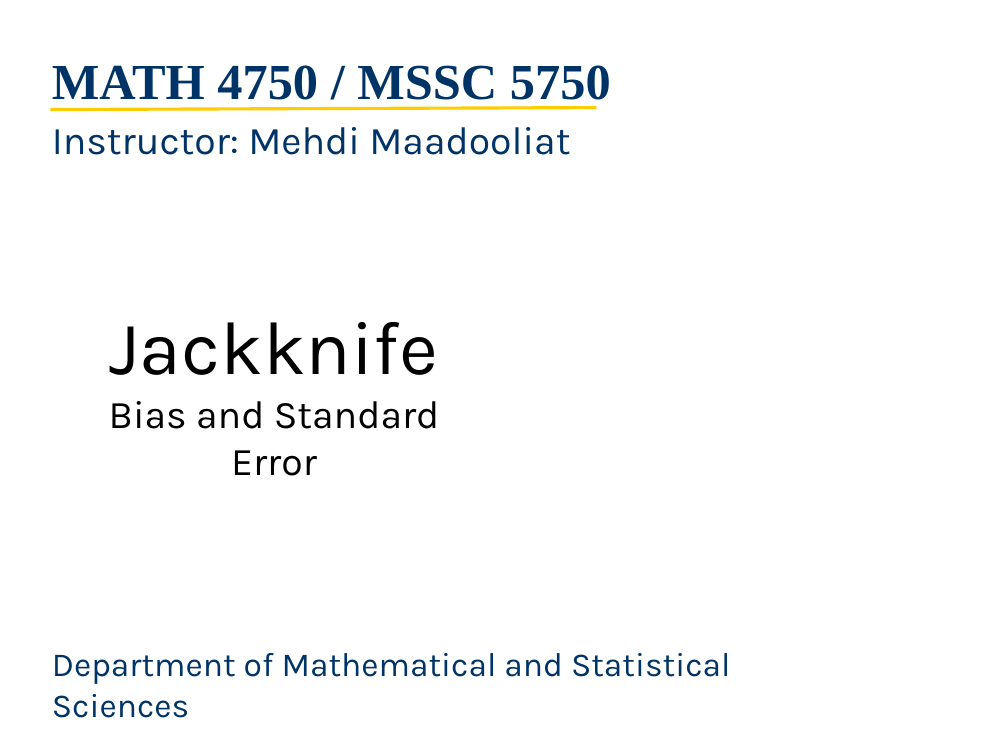
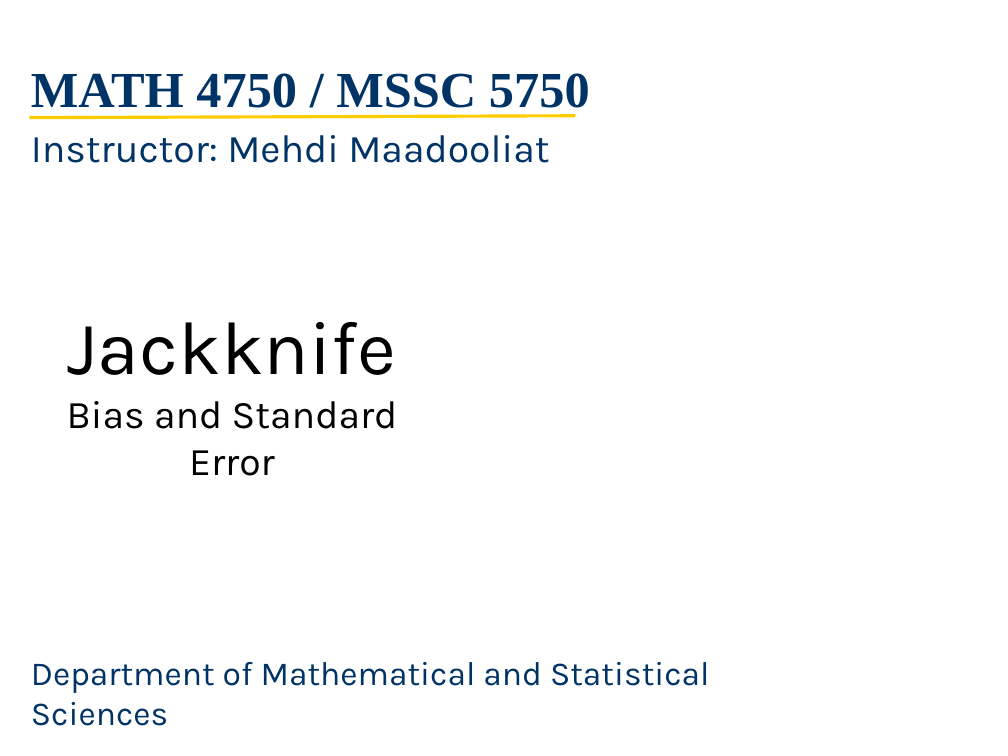
Before and after one commit to mmadoliat/compstat-s25, a slide deck: slide 1 of slides/Chapt8-Jackknife.pptx. Drawn at 1008x756 pixels with LibreOffice and Linux fonts; fonts in the diff are those of the drawing; background and template pictures are left out. Boxes give left, top, right and bottom in pixels: in the first picture for what was removed or moved away, otherwise in the second. Text is boxed around its words. In the diff, an @@ line names an element or a change of style, - is before the commit and + after.

```diff
--- a/slides/Chapt8-Jackknife.pptx
+++ b/slides/Chapt8-Jackknife.pptx
@@ 3 texts, 1 line: place and size @@
-3 texts, 1 line at (50,65,731,718)
+3 texts, 1 line at (29,73,710,726)
@@ text "Jackknife Bias and Standard Error": place and size @@
-text "Jackknife Bias and Standard Error" at (109,322,440,476)
+text "Jackknife Bias and Standard Error" at (67,322,398,476)
```
Also in this commit, not shown: 9 other files.
